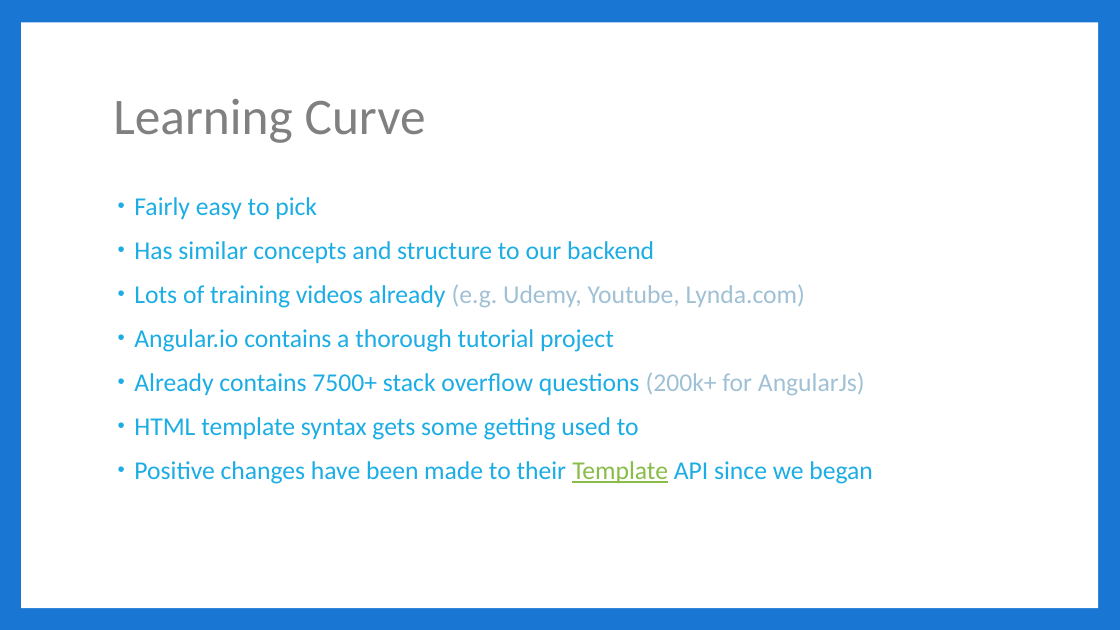
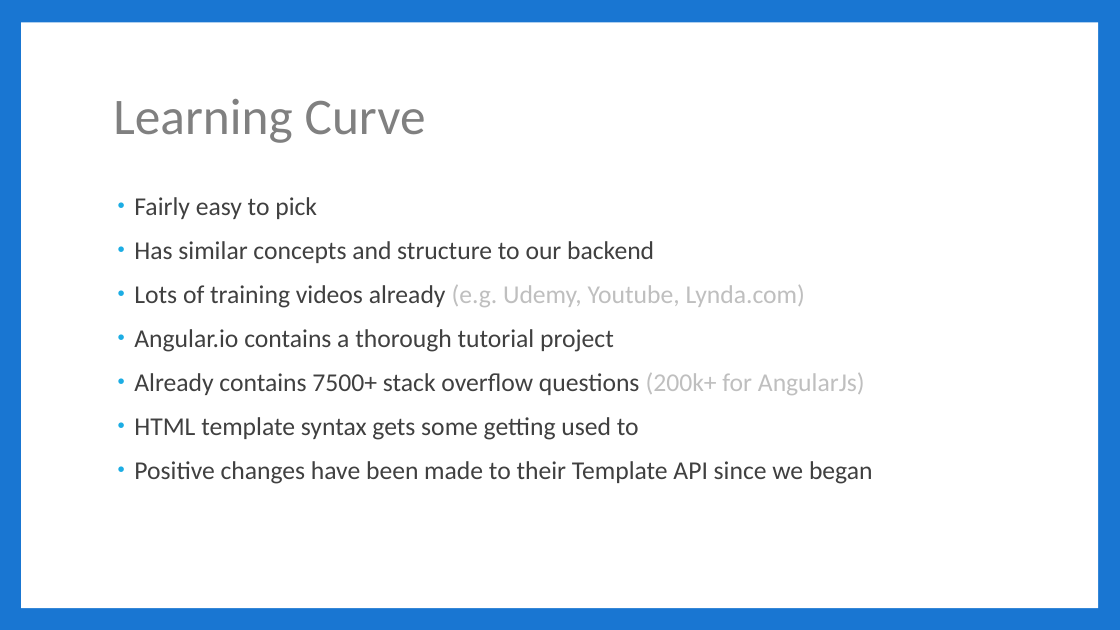
Before and after one commit to jbicks/angular2-demo, a slide deck: slide 7 of Angular2.pptx. Drawn at 1120x630 pixels with LibreOffice and Linux fonts; fonts in the diff are those of the drawing. Boxes give left, top, right and bottom in pixels: in the first picture for what was removed or moved away, otherwise in the second. Text is boxed around its words. In the diff, an @@ line names an element or a change of style, - is before the commit and + after.

```diff
--- a/Angular2.pptx
+++ b/Angular2.pptx
@@ text "Fairly easy to pick" at [134,197,873,484]: text colour #1CADE4 to #404040 in "Fairly easy to pick", "Has similar concepts and structure to our ...", "Lots of training videos already", "Angular.io contains a thorough tutorial project" and 3 more places; text colour #A0C1D5 to #BFBFBF in "(e.g. Udemy, Youtube, Lynda.com)", "(200k+ for AngularJs)"; text colour #8ABC49 to #404040, underline off in "Template" @@
```
Also in this commit, not shown: 13 other slides changed.
